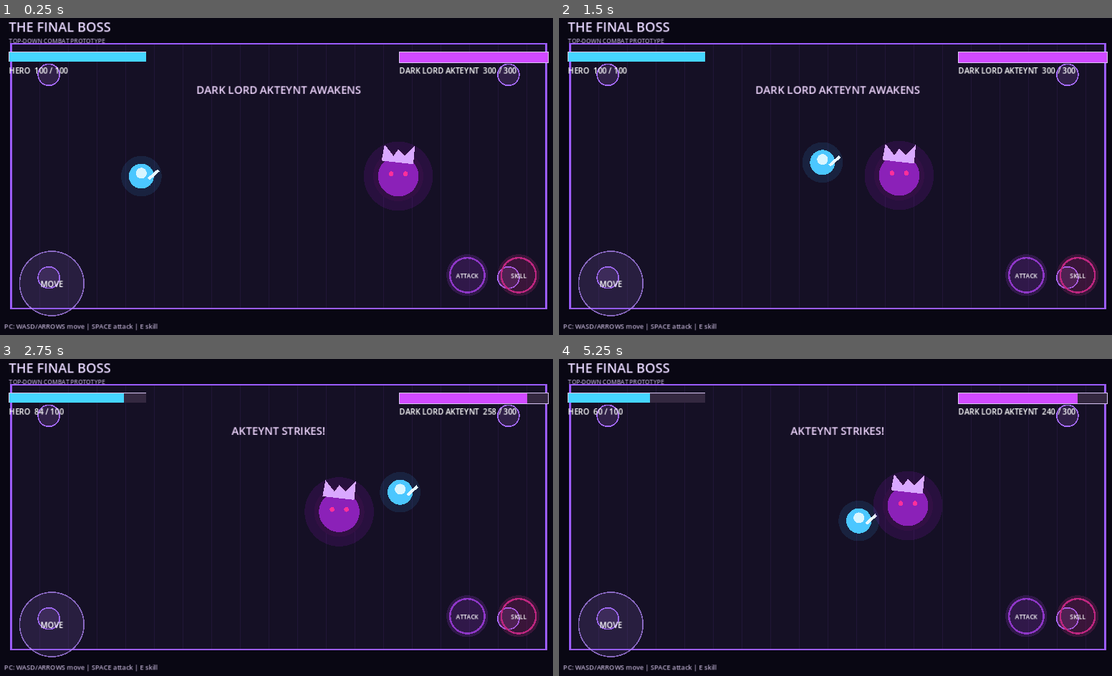
Above: before the commit, frames 1-4 (two rows, left to right).
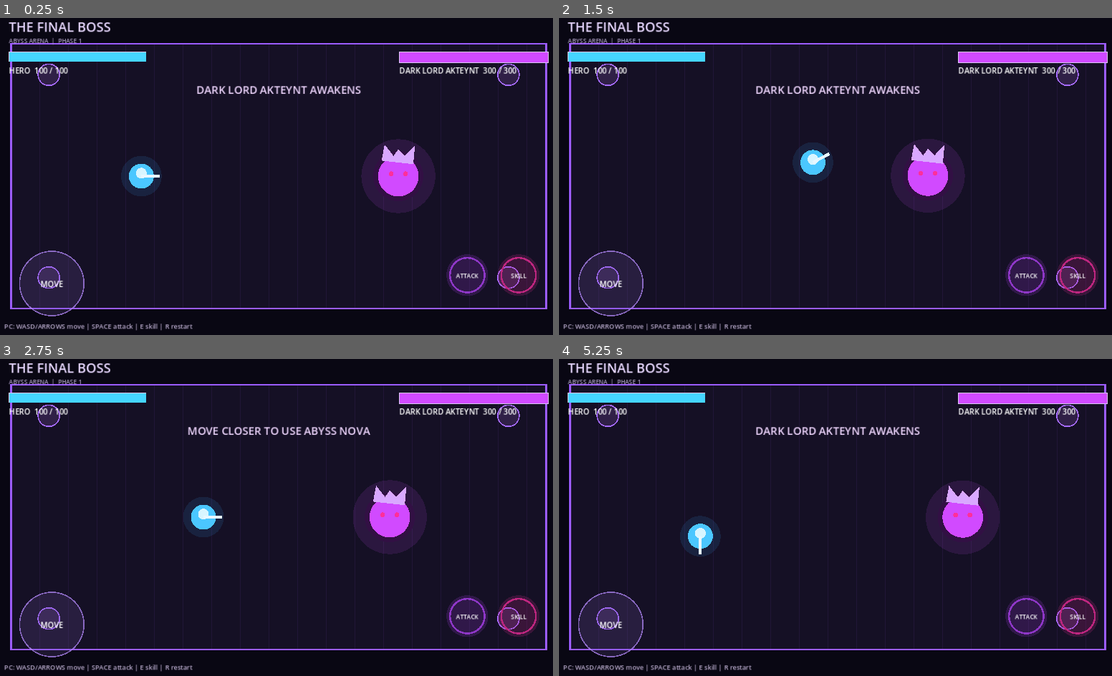
Above: after the commit, the same moments.

Repository: diyorxushvaqtov00-hub/the-final-boss
Game: Godot game, scene res://scenes/main.tscn
Two runs of this game, one before a commit and one after it. Both use one fixed random seed, a clock stepped at 60 frames per second and the inputs below.
Inputs (mouse positions are in pixels of both pictures, inside the frame that each line leads up to):
- Up to frame 1 (0.25 s): no input
- Up to frame 2 (1.5 s): tap Enter at 0.5 s; move the mouse to (962, 160) at 0.52 s; hold D 0.53-1.25 s; tap R at 0.6 s; click (962, 160) at 0.67 s; tap Space at 0.77 s; drag from (724, 192) to (807, 239) at 1.27 s
- Up to frame 3 (2.75 s): move the mouse to (337, 447) at 2.02 s; hold D from 2.03 s (still down); hold E from 2.03 s (still down); tap R at 2.3 s
- Up to frame 4 (5.25 s): release D at 2.75 s; release E at 2.75 s; drag from (807, 580) to (664, 469) at 2.77 s; move the mouse to (1006, 565) at 3.52 s; hold A 3.53-4.25 s; tap R at 3.6, 5.1 s; tap Space at 3.77 s; drag from (664, 469) to (752, 435) at 4.27 s; move the mouse to (868, 517) at 5.02 s; hold S from 5.03 s (still down); click (868, 517) at 5.17 s

The runs differ from the first frame. In frame 1, 1.2% of the frame differs, in the area x 1-79%, y 6-99%; in frame 2, 4.1%; in frame 3, 5.7%; in frame 4, 6.7%, in the area x 1-100%, y 6-99%.

Commit message:
Upgrade combat with boss phases and game-over restart

Diff:
--- a/scripts/main.gd
+++ b/scripts/main.gd
@@ -2,12 +2,15 @@
 
 const ARENA := Rect2(32, 48, 896, 444)
 const PLAYER_SPEED := 240.0
-const BOSS_SPEED := 78.0
+const BOSS_SPEED_PHASE_ONE := 78.0
+const BOSS_SPEED_PHASE_TWO := 112.0
+const PLAYER_MAX_HP := 100
+const BOSS_MAX_HP := 300
 
 var player_pos := Vector2(250, 270)
 var boss_pos := Vector2(700, 270)
-var player_hp := 100
-var boss_hp := 300
+var player_hp := PLAYER_MAX_HP
+var boss_hp := BOSS_MAX_HP
 var attack_cooldown := 0.0
 var skill_cooldown := 0.0
 var hurt_cooldown := 0.0
@@ -17,12 +20,24 @@
 var move_touch_id := -1
 var attack_requested := false
 var skill_requested := false
+var facing := Vector2.RIGHT
+var game_over := false
+var victory := false
+var boss_windup := 0.0
+var boss_attack_cooldown := 0.0
+var hit_flash := 0.0
 
 func _process(delta: float) -> void:
+	if game_over:
+		queue_redraw()
+		return
+
 	attack_cooldown = maxf(0.0, attack_cooldown - delta)
 	skill_cooldown = maxf(0.0, skill_cooldown - delta)
 	hurt_cooldown = maxf(0.0, hurt_cooldown - delta)
 	message_time = maxf(0.0, message_time - delta)
+	boss_attack_cooldown = maxf(0.0, boss_attack_cooldown - delta)
+	hit_flash = maxf(0.0, hit_flash - delta)
 
 	var direction := Vector2.ZERO
 	if Input.is_key_pressed(KEY_A) or Input.is_key_pressed(KEY_LEFT):
@@ -37,6 +52,8 @@
 		direction = touch_direction
 	if direction.length() > 1.0:
 		direction = direction.normalized()
+	if direction.length() > 0.05:
+		facing = direction.normalized()
 
 	player_pos += direction * PLAYER_SPEED * delta
 	player_pos.x = clampf(player_pos.x, ARENA.position.x + 22.0, ARENA.end.x - 22.0)
@@ -49,46 +66,111 @@
 	attack_requested = false
 	skill_requested = false
 
-	if boss_hp > 0:
-		var to_player := player_pos - boss_pos
-		if to_player.length() > 86.0:
-			boss_pos += to_player.normalized() * BOSS_SPEED * delta
-		elif hurt_cooldown <= 0.0:
-			player_hp = maxi(0, player_hp - 8)
-			hurt_cooldown = 0.8
-			message = "AKTEYNT STRIKES!"
-			message_time = 0.7
-
+	_update_boss(delta)
 	queue_redraw()
 
+func _update_boss(delta: float) -> void:
+	if boss_hp <= 0:
+		return
+
+	var to_player := player_pos - boss_pos
+	var distance := to_player.length()
+	var phase_two := boss_hp <= 150
+	var boss_speed := BOSS_SPEED_PHASE_TWO if phase_two else BOSS_SPEED_PHASE_ONE
+
+	if phase_two and message_time <= 0.0:
+		message = "AKTEYNT ENTERS ABYSS PHASE"
+		message_time = 1.4
+
+	if boss_windup > 0.0:
+		boss_windup = maxf(0.0, boss_windup - delta)
+		if boss_windup == 0.0:
+			if player_pos.distance_to(boss_pos) <= (145.0 if phase_two else 120.0):
+				_damage_player(18 if phase_two else 12)
+			boss_attack_cooldown = 1.35 if phase_two else 1.8
+	elif distance > 92.0:
+		boss_pos += to_player.normalized() * boss_speed * delta
+	elif boss_attack_cooldown <= 0.0:
+		boss_windup = 0.55
+		message = "AKTEYNT IS CHARGING A STRIKE!"
+		message_time = 0.55
+
+func _damage_player(amount: int) -> void:
+	if hurt_cooldown > 0.0 or game_over:
+		return
+	player_hp = maxi(0, player_hp - amount)
+	hurt_cooldown = 0.7
+	hit_flash = 0.25
+	message = "YOU TOOK %d DAMAGE" % amount
+	message_time = 0.8
+	if player_hp == 0:
+		game_over = true
+		victory = false
+		message = "YOU HAVE FALLEN"
+		message_time = 999.0
+
 func _do_attack() -> void:
-	if attack_cooldown > 0.0 or boss_hp <= 0:
+	if attack_cooldown > 0.0 or boss_hp <= 0 or game_over:
 		return
 	attack_cooldown = 0.42
-	if player_pos.distance_to(boss_pos) <= 118.0:
+	var to_boss := boss_pos - player_pos
+	if to_boss.length() <= 118.0 and (to_boss.length() < 0.01 or facing.dot(to_boss.normalized()) > -0.25):
 		boss_hp = maxi(0, boss_hp - 18)
+		hit_flash = 0.18
 		message = "DARK SLASH  -18"
 		message_time = 0.6
-		if boss_hp == 0:
-			message = "THE DARK LORD HAS FALLEN"
-			message_time = 5.0
+		_check_victory()
 
 func _do_skill() -> void:
-	if skill_cooldown > 0.0 or boss_hp <= 0:
+	if skill_cooldown > 0.0 or boss_hp <= 0 or game_over:
 		return
 	skill_cooldown = 4.0
 	if player_pos.distance_to(boss_pos) <= 230.0:
 		boss_hp = maxi(0, boss_hp - 42)
+		hit_flash = 0.24
 		message = "ABYSS NOVA  -42"
 		message_time = 0.9
-		if boss_hp == 0:
-			message = "THE DARK LORD HAS FALLEN"
-			message_time = 5.0
+		_check_victory()
 	else:
 		message = "MOVE CLOSER TO USE ABYSS NOVA"
 		message_time = 0.9
 
+func _check_victory() -> void:
+	if boss_hp <= 0:
+		game_over = true
+		victory = true
+		message = "THE DARK LORD HAS FALLEN"
+		message_time = 999.0
+
+func _restart() -> void:
+	player_pos = Vector2(250, 270)
+	boss_pos = Vector2(700, 270)
+	player_hp = PLAYER_MAX_HP
+	boss_hp = BOSS_MAX_HP
+	attack_cooldown = 0.0
+	skill_cooldown = 0.0
+	hurt_cooldown = 0.0
+	boss_windup = 0.0
+	boss_attack_cooldown = 0.0
+	hit_flash = 0.0
+	facing = Vector2.RIGHT
+	game_over = false
+	victory = false
+	message = "DARK LORD AKTEYNT AWAKENS"
+	message_time = 2.0
+
 func _input(event: InputEvent) -> void:
+	if game_over:
+		if event is InputEventKey and event.pressed and not event.echo and event.keycode == KEY_R:
+			_restart()
+		elif event is InputEventScreenTouch and event.pressed:
+			_restart()
+		return
+
+	if event is InputEventKey and event.pressed and not event.echo and event.keycode == KEY_R:
+		_restart()
+		return
+
 	if event is InputEventScreenTouch:
 		var screen_size := get_viewport_rect().size
 		if event.pressed:
@@ -124,15 +206,20 @@
 		draw_circle(pillar, 18.0, Color("#302047"))
 		draw_circle(pillar, 18.0, Color("#a66bff"), false, 2.0)
 
+	if hit_flash > 0.0 and hurt_cooldown > 0.0:
+		draw_circle(player_pos, 39.0, Color(1.0, 0.15, 0.25, 0.25))
 	draw_circle(player_pos, 34.0, Color(0.22, 0.65, 1.0, 0.12))
 	draw_circle(player_pos, 21.0, Color("#4bc7ff"))
 	draw_circle(player_pos + Vector2(0, -5), 9.0, Color("#d8f5ff"))
-	draw_line(player_pos + Vector2(12, 5), player_pos + Vector2(29, -10), Color("#e8f7ff"), 5.0)
+	draw_line(player_pos, player_pos + facing * 31.0, Color("#e8f7ff"), 5.0)
 
 	if boss_hp > 0:
-		draw_circle(boss_pos, 58.0, Color(0.72, 0.08, 0.95, 0.12))
+		var boss_color := Color("#d14aff") if boss_hp > 150 else Color("#ff367e")
+		draw_circle(boss_pos, 62.0, Color(boss_color.r, boss_color.g, boss_color.b, 0.12))
+		if boss_windup > 0.0:
+			draw_circle(boss_pos, 70.0, Color("#ff3c75"), false, 4.0)
 		draw_circle(boss_pos, 42.0, Color("#321044"))
-		draw_circle(boss_pos, 34.0, Color("#8b21b8"))
+		draw_circle(boss_pos, 34.0, boss_color)
 		draw_colored_polygon(PackedVector2Array([
 			boss_pos + Vector2(-28, -26), boss_pos + Vector2(-23, -53),
 			boss_pos + Vector2(-8, -34), boss_pos + Vector2(0, -45),
@@ -145,11 +232,11 @@
 		draw_circle(boss_pos, 22.0, Color(0.55, 0.25, 0.75, 0.35))
 
 	draw_string(ThemeDB.fallback_font, Vector2(28, 28), "THE FINAL BOSS", HORIZONTAL_ALIGNMENT_LEFT, -1, 22, Color("#e8d8ff"))
-	draw_string(ThemeDB.fallback_font, Vector2(28, 47), "TOP-DOWN COMBAT PROTOTYPE", HORIZONTAL_ALIGNMENT_LEFT, -1, 10, Color("#a89abf"))
-	_draw_bar(Vector2(28, 62), 230.0, 16.0, float(player_hp) / 100.0, Color("#45d5ff"))
-	draw_string(ThemeDB.fallback_font, Vector2(28, 98), "HERO  %d / 100" % player_hp, HORIZONTAL_ALIGNMENT_LEFT, -1, 13, Color.WHITE)
-	_draw_bar(Vector2(screen_size.x - 278, 62), 250.0, 18.0, float(boss_hp) / 300.0, Color("#d14aff"))
-	draw_string(ThemeDB.fallback_font, Vector2(screen_size.x - 278, 98), "DARK LORD AKTEYNT  %d / 300" % boss_hp, HORIZONTAL_ALIGNMENT_LEFT, -1, 13, Color.WHITE)
+	draw_string(ThemeDB.fallback_font, Vector2(28, 47), "ABYSS ARENA  |  PHASE %d" % (2 if boss_hp <= 150 else 1), HORIZONTAL_ALIGNMENT_LEFT, -1, 10, Color("#a89abf"))
+	_draw_bar(Vector2(28, 62), 230.0, 16.0, float(player_hp) / PLAYER_MAX_HP, Color("#45d5ff"))
+	draw_string(ThemeDB.fallback_font, Vector2(28, 98), "HERO  %d / %d" % [player_hp, PLAYER_MAX_HP], HORIZONTAL_ALIGNMENT_LEFT, -1, 13, Color.WHITE)
+	_draw_bar(Vector2(screen_size.x - 278, 62), 250.0, 18.0, float(boss_hp) / BOSS_MAX_HP, Color("#d14aff") if boss_hp > 150 else Color("#ff367e"))
+	draw_string(ThemeDB.fallback_font, Vector2(screen_size.x - 278, 98), "DARK LORD AKTEYNT  %d / %d" % [boss_hp, BOSS_MAX_HP], HORIZONTAL_ALIGNMENT_LEFT, -1, 13, Color.WHITE)
 
 	if message_time > 0.0:
 		draw_string(ThemeDB.fallback_font, Vector2(0, 132), message, HORIZONTAL_ALIGNMENT_CENTER, screen_size.x, 18, Color("#f0d7ff"))
@@ -159,7 +246,13 @@
 	draw_string(ThemeDB.fallback_font, Vector2(48, screen_size.y - 84), "MOVE", HORIZONTAL_ALIGNMENT_CENTER, 104, 13, Color.WHITE)
 	_draw_button(Vector2(screen_size.x - 164, screen_size.y - 104), "ATTACK", Color("#8e37c7"))
 	_draw_button(Vector2(screen_size.x - 78, screen_size.y - 104), "SKILL", Color("#bd267f"))
-	draw_string(ThemeDB.fallback_font, Vector2(20, screen_size.y - 14), "PC: WASD/ARROWS move | SPACE attack | E skill", HORIZONTAL_ALIGNMENT_LEFT, -1, 11, Color("#b6a8c9"))
+	draw_string(ThemeDB.fallback_font, Vector2(20, screen_size.y - 14), "PC: WASD/ARROWS move | SPACE attack | E skill | R restart", HORIZONTAL_ALIGNMENT_LEFT, -1, 11, Color("#b6a8c9"))
+
+	if game_over:
+		draw_rect(Rect2(Vector2.ZERO, screen_size), Color(0.02, 0.01, 0.05, 0.78), true)
+		var headline := "VICTORY" if victory else "DEFEATED"
+		draw_string(ThemeDB.fallback_font, Vector2(0, screen_size.y * 0.43), headline, HORIZONTAL_ALIGNMENT_CENTER, screen_size.x, 34, Color("#f0d7ff"))
+		draw_string(ThemeDB.fallback_font, Vector2(0, screen_size.y * 0.52), "TAP TO PLAY AGAIN  |  PRESS R", HORIZONTAL_ALIGNMENT_CENTER, screen_size.x, 16, Color("#bca5d8"))
 
 func _draw_bar(pos: Vector2, width: float, height: float, ratio: float, fill: Color) -> void:
 	draw_rect(Rect2(pos, Vector2(width, height)), Color("#342840"), true)
